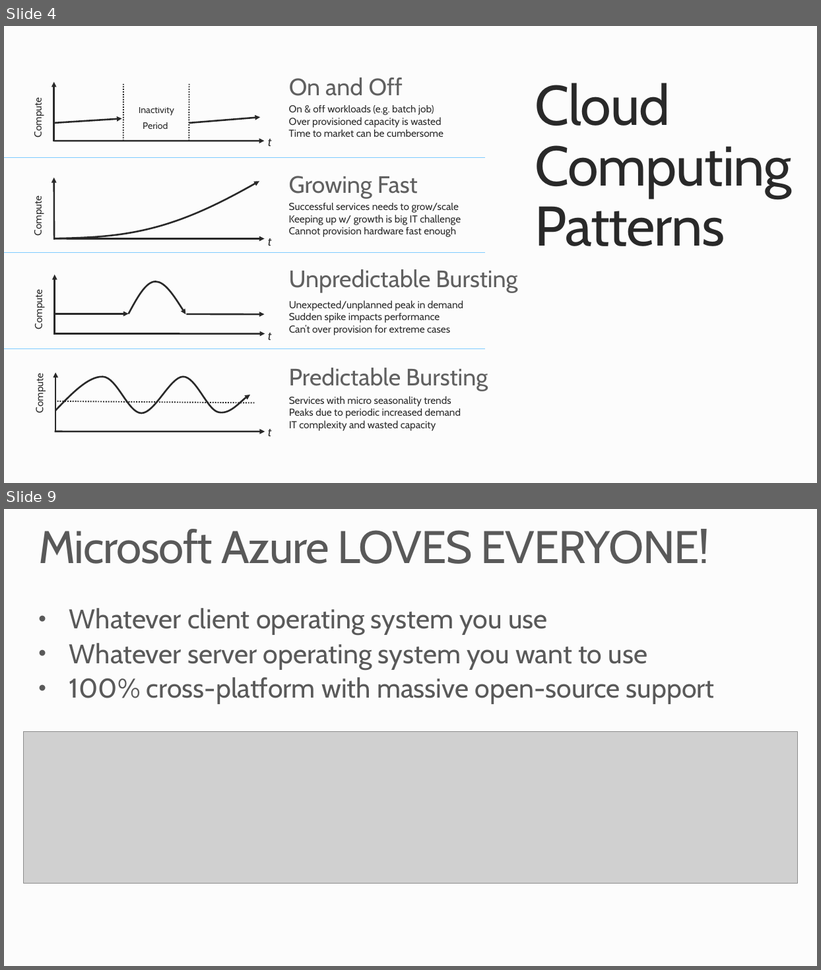
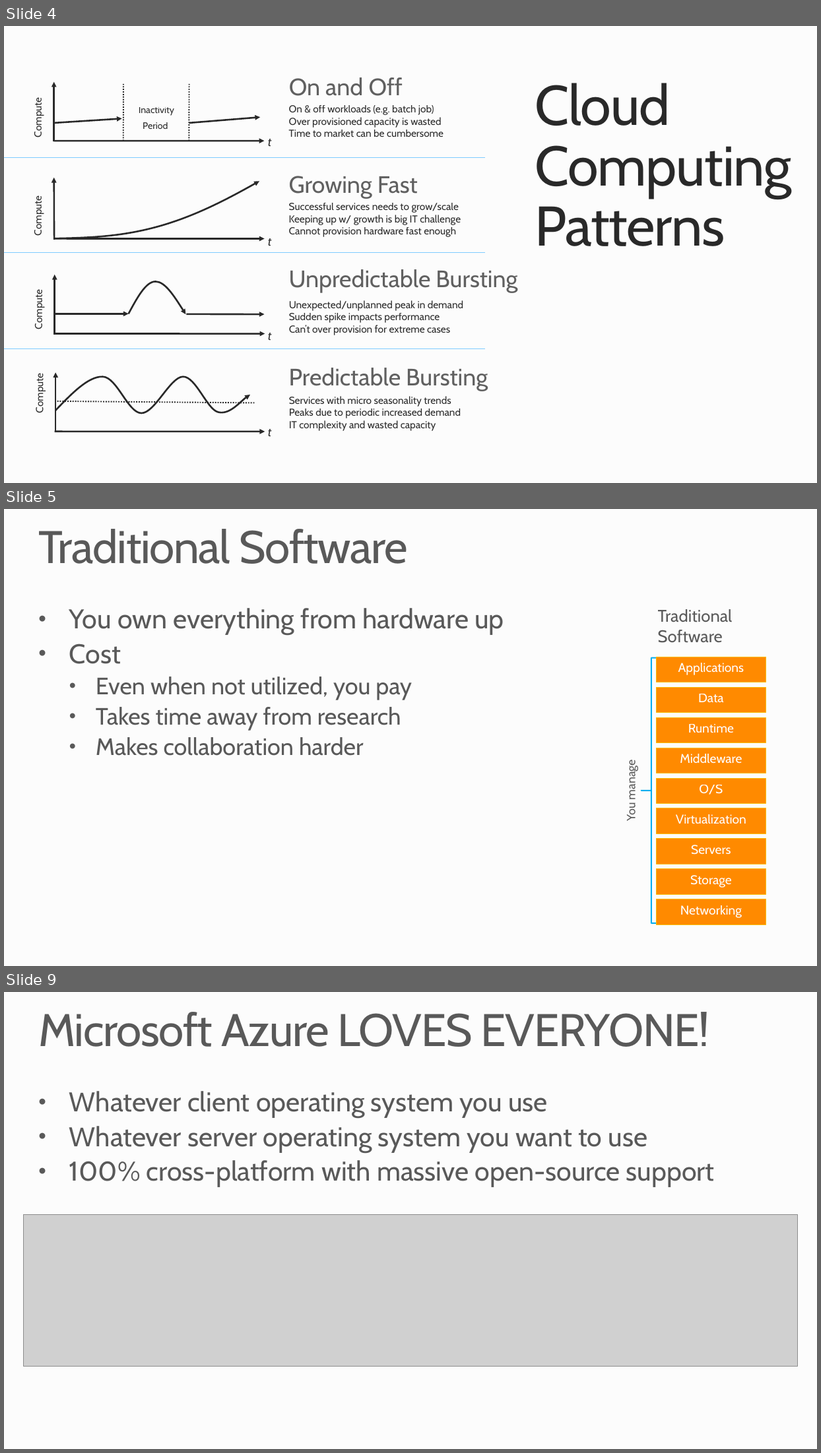
Before and after one commit to MSRConnections/Azure-training-course, a slide deck: Content/Introduction/Azure Overview.pptx. Shown one above the other, each under a label of ours: slides 4 and 9 before the commit, slides 4, 5 and 9 after it; the slides between them are not shown. The pictures are 821x970 and 821x1453 pixels, drawn with LibreOffice and Linux fonts; fonts in the diff are those of the drawing; grey boxes stand for pictures; background and template pictures are left out. Boxes give left, top, right and bottom in pixels: in the first picture for what was removed or moved away, otherwise in the second. Text is boxed around its words. In the diff, an @@ line names an element or a change of style, - is before the commit and + after.

Commit message:
Put I|P|SaaS graphic on intro slides. Removed A4R slides from HPC & big data
Closes #121

```diff
--- a/Content/Introduction/Azure Overview.pptx
+++ b/Content/Introduction/Azure Overview.pptx
@@ slide 5 added at box(4, 509, 817, 966), background #FCFCFC @@
@@ title added at box(38, 529, 408, 564), 54 pt, text #595959 @@
+Traditional Software
@@ text added at box(69, 608, 504, 756), 28 pt, text #595959 @@
+• You own everything from hardware up
+• Cost
+  • Even when not utilized, you pay
+  • Takes time away from research
+  • Makes collaboration harder
@@ group added at box(624, 609, 766, 925): 9 rectangles, 2 texts, 1 left brace @@
+  Traditional Software
+Storage
+Servers
+Networking
+O/S
+Middleware
+Virtualization
+Data
+Applications
+Runtime
+  You manage
```
Also in this commit, not shown: 4 slides changed, 1 slide removed, 2 other files.
